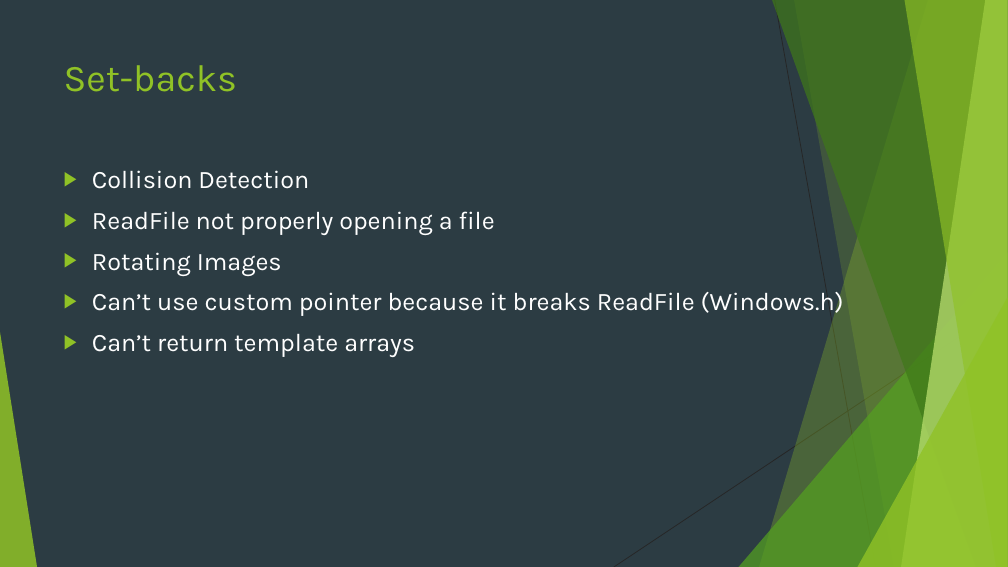
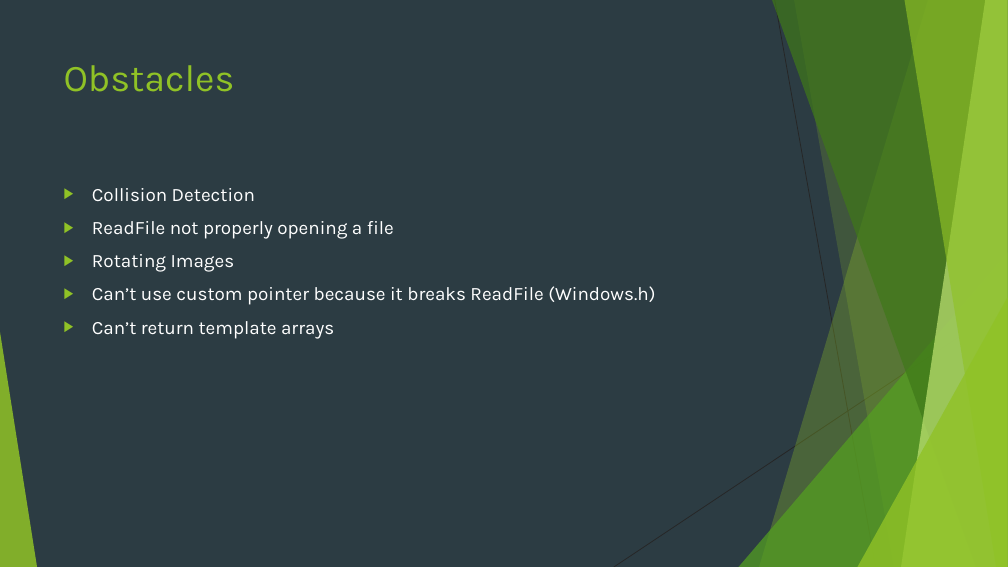
Before and after one commit to goldsteinmt/Tanks, a slide deck: slide 8 of FinalPresentation.pptx. Drawn at 1008x567 pixels with LibreOffice and Linux fonts; fonts in the diff are those of the drawing. Boxes give left, top, right and bottom in pixels: in the first picture for what was removed or moved away, otherwise in the second. Text is boxed around its words. In the diff, an @@ line names an element or a change of style, - is before the commit and + after.

```diff
--- a/FinalPresentation.pptx
+++ b/FinalPresentation.pptx
@@ title at [64, 65, 235, 92]: text changed @@
-Set-backs
+Obstacles
@@ text "Collision Detection": place and size @@
-text "Collision Detection" at [92, 170, 844, 357]
+text "Collision Detection" at [92, 188, 655, 339]
@@ text "Collision Detection" at [92, 188, 655, 339]: size 24 to 18 pt @@
```
Also in this commit, not shown: 2 other slides changed.
